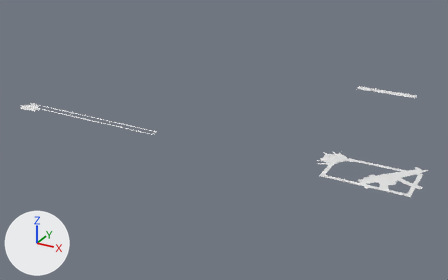
Before and after pictures for a commit that changed the OBJ model Game/assets/meshes/hud.obj.
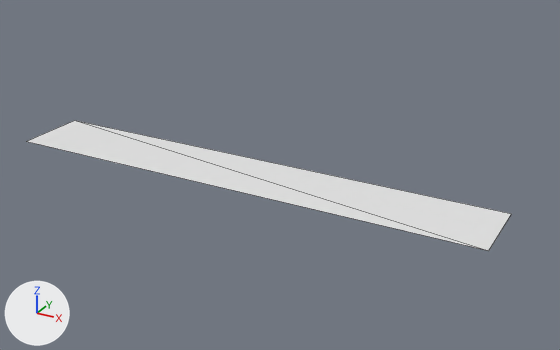
Each version is shown whole from a camera (50 mm lens) standing at (6.53, -13.01, 5.43) and looking at (-0.35, -0.5, -0.83), then close up from a camera (50 mm lens) standing at (3.92, 0.84, 0.93) and looking at (2.84, 2.81, -0.05). The lights are fixed; the arrows at lower left show +X, +Y and +Z. The close-ups show mesh edges as thin lines. Where no turn or scale is listed for an object, it has been applied to the vertices.

The scene before the commit, as lines of its bpy script (objects in view):
```python
me_hud = bpy.data.meshes.new('hud')
me_hud.from_pydata(...)  # 336 vertices, 340 faces; spans x -4.91..4.84, y -2.9..2.78, z 0.0
ob_hud = bpy.data.objects.new('hud', me_hud)
ob_hud.location = (0.0, 0.0, 0.0)
```
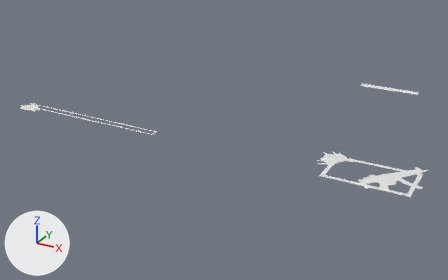
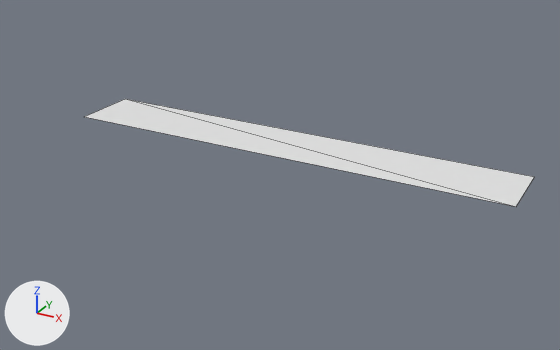
The newer file is also turned or shifted as a whole; pictures and numbers use the older file's frame.

Changed parts and their boxes [x1, y1, x2, y2] in the close-ups (560 x 350 px):
'hud', reshaped
    before: [26, 121, 511, 251]
    after: [85, 99, 534, 207]

What the commit changed:
me_hud has 336 vertices, 340 faces and spans x -4.91..4.84, y -2.9..2.78, z 0.0.
me_hud is used by ob_hud; location (0.0, 0.0, 0.0).
me_hud part 1: the loose piece of 4 vertices spanning x 2.02..3.57, y 2.55..2.78, z 0.0 is moved by (0.0, 0.28, 0.0).
